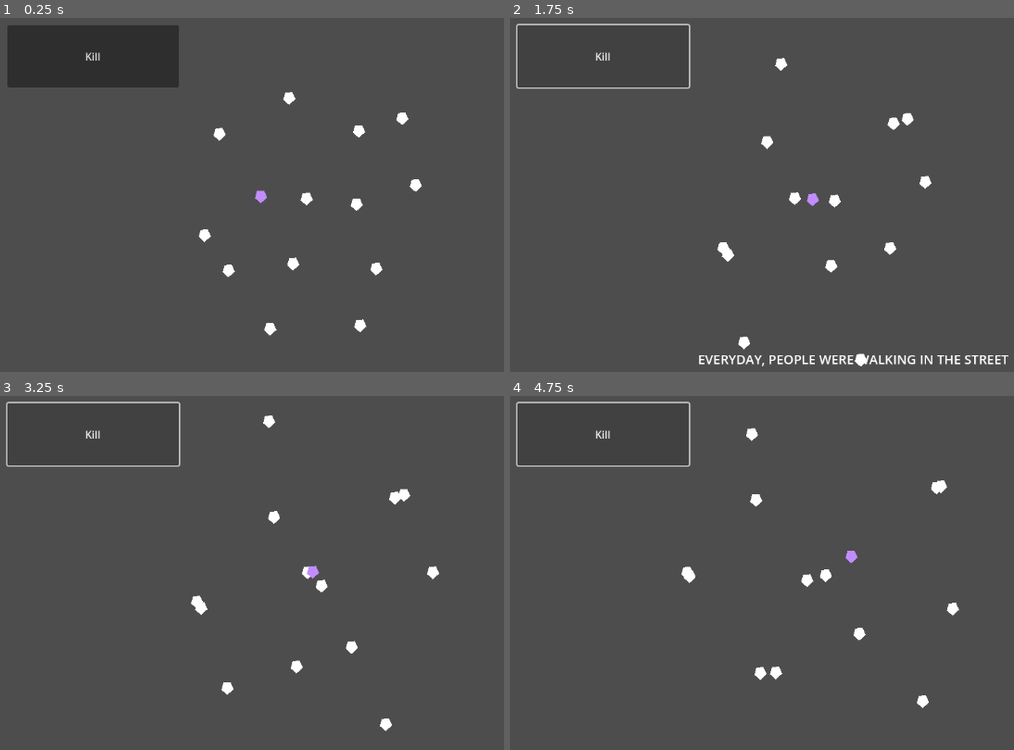
Above: before the commit, frames 1-4 (two rows, left to right).
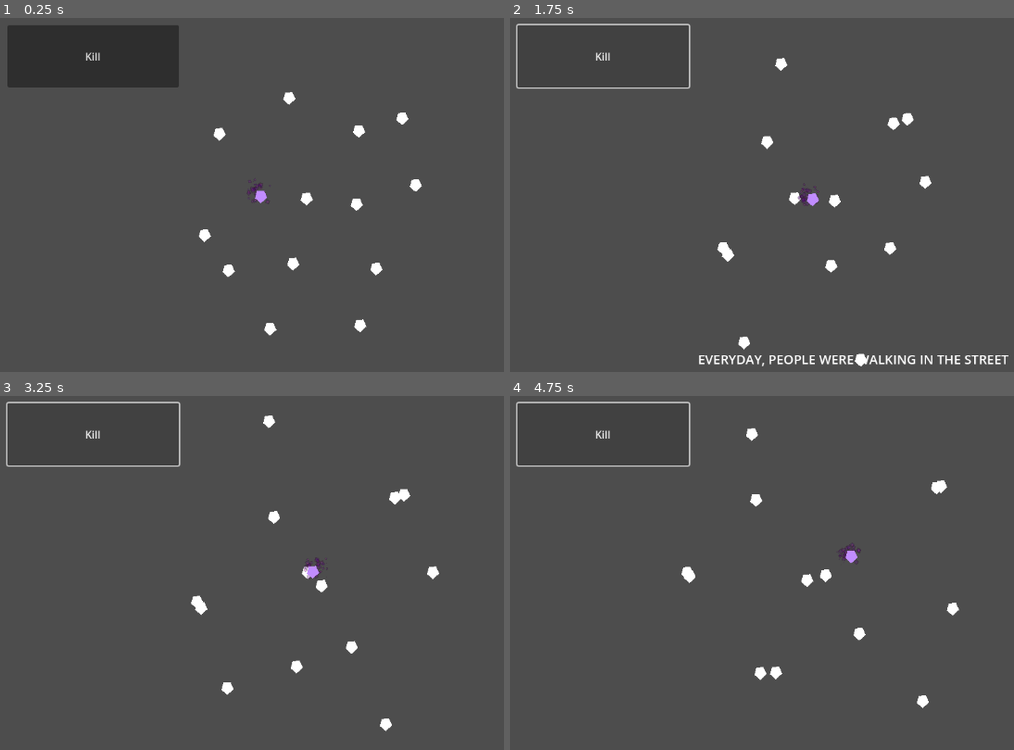
Above: after the commit, the same moments.

Repository: patator62180/Expelemalum
Game: Godot game, scene res://modules/world/world.tscn
Two runs of this game, one before a commit and one after it. Both use one fixed random seed, a clock stepped at 60 frames per second and the inputs below. The engine's default icon, where the game draws it, is replaced by a stand-in: a white triangle on a blue panel in a dark square. Sound files missing from this copy of the repository are replaced by a short silence.
Inputs:
- Up to frame 1 (0.25 s): no input
- Up to frame 2 (1.75 s): tap Enter at 0.5 s; hold Right (right) 0.53-1.25 s; tap Space (activate) at 0.6 s; click "Kill" at 1.25 s
- Up to frame 3 (3.25 s): hold Down (down) 2.03-2.78 s; tap Space (activate) at 2.1, 2.85 s; hold Right (right) from 2.78 s (still down)
- Up to frame 4 (4.75 s): release Right (right) at 3.53 s; hold Up (up) 3.53-4.28 s; tap Space (activate) at 3.6, 4.35 s; hold Left (left) from 4.28 s (still down)

The runs differ from the first frame. In frame 1, less than 0.1% of the frame differs, in the area x 49-54%, y 46-53%; in frame 2, less than 0.1%; in frame 3, less than 0.1%, in the area x 60-65%, y 45-52%; in frame 4, less than 0.1%.

Commit message:
curse particle effect

Diff:
--- a/modules/curse/curse.tscn
+++ b/modules/curse/curse.tscn
@@ -1,40 +1,83 @@
-[gd_scene load_steps=2 format=3 uid="uid://ddhnviwyjohqm"]
+[gd_scene load_steps=6 format=3 uid="uid://ddhnviwyjohqm"]
 
 [ext_resource type="Script" path="res://modules/curse/curse.gd" id="1_cbkdp"]
+[ext_resource type="Texture2D" uid="uid://c4jacjb53boa7" path="res://icon.svg" id="2_yn2ro"]
+
+[sub_resource type="Curve" id="Curve_56xj1"]
+_data = [Vector2(0, 1), 0.0, 0.077126, 0, 0, Vector2(0.992395, 0.0181818), 0.0398487, 0.0, 0, 0]
+point_count = 2
+
+[sub_resource type="CurveTexture" id="CurveTexture_228wp"]
+curve = SubResource("Curve_56xj1")
+
+[sub_resource type="ParticleProcessMaterial" id="ParticleProcessMaterial_rwft5"]
+emission_shape = 6
+emission_ring_axis = Vector3(0, 0, 1)
+emission_ring_height = 1.0
+emission_ring_radius = 15.0
+emission_ring_inner_radius = 5.0
+particle_flag_disable_z = true
+direction = Vector3(0, -1, 0)
+spread = 0.0
+gravity = Vector3(0, 0, 0)
+initial_velocity_min = 50.0
+initial_velocity_max = 75.0
+orbit_velocity_min = 0.0
+orbit_velocity_max = 0.0
+angle_max = 720.0
+scale_min = 0.04
+scale_max = 0.06
+scale_curve = SubResource("CurveTexture_228wp")
+color = Color(1, 0.0705882, 0.643137, 0.313726)
+turbulence_enabled = true
 
 [node name="Curse" type="Node2D"]
 script = ExtResource("1_cbkdp")
-INITIALLY_CURSED_CHARACTER = null
 JUMP_RANGE = 70.0
+
+[node name="GPUParticles2D" type="GPUParticles2D" parent="."]
+amount = 50
+process_material = SubResource("ParticleProcessMaterial_rwft5")
+texture = ExtResource("2_yn2ro")
+lifetime = 0.5
+preprocess = 2.0
 
 [node name="Polygon2D" type="Polygon2D" parent="."]
 color = Color(0.760784, 0.552941, 1, 1)
 polygon = PackedVector2Array(0, 11, -9, 3, -6, -8, 5, -9, 10, 2)
 
 [node name="Area2DUp" type="Area2D" parent="."]
+visible = false
 collision_layer = 0
 monitorable = false
 
 [node name="CollisionPolygon2D" type="CollisionPolygon2D" parent="Area2DUp"]
+visible = false
 polygon = PackedVector2Array(0, 0, -70, -70, 70, -70)
 
 [node name="Area2DDown" type="Area2D" parent="."]
+visible = false
 collision_layer = 0
 monitorable = false
 
 [node name="CollisionPolygon2D" type="CollisionPolygon2D" parent="Area2DDown"]
+visible = false
 polygon = PackedVector2Array(0, 0, 70, 70, -70, 70)
 
 [node name="Area2DLeft" type="Area2D" parent="."]
+visible = false
 collision_layer = 0
 monitorable = false
 
 [node name="CollisionPolygon2D" type="CollisionPolygon2D" parent="Area2DLeft"]
+visible = false
 polygon = PackedVector2Array(0, 0, -70, -70, -70, 70)
 
 [node name="Area2DRight" type="Area2D" parent="."]
+visible = false
 collision_layer = 0
 monitorable = false
 
 [node name="CollisionPolygon2D" type="CollisionPolygon2D" parent="Area2DRight"]
+visible = false
 polygon = PackedVector2Array(0, 0, 70, 70, 70, -70)
